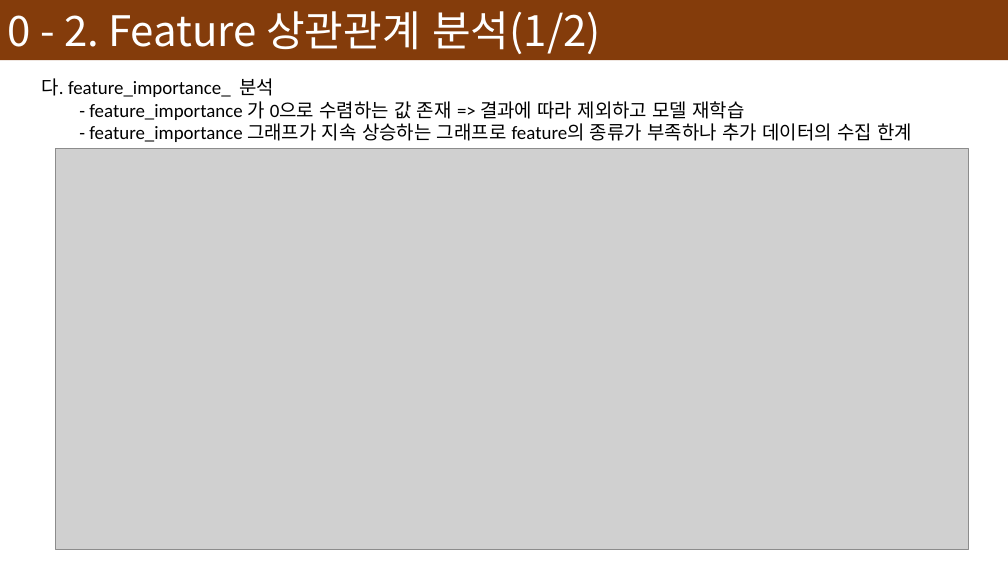
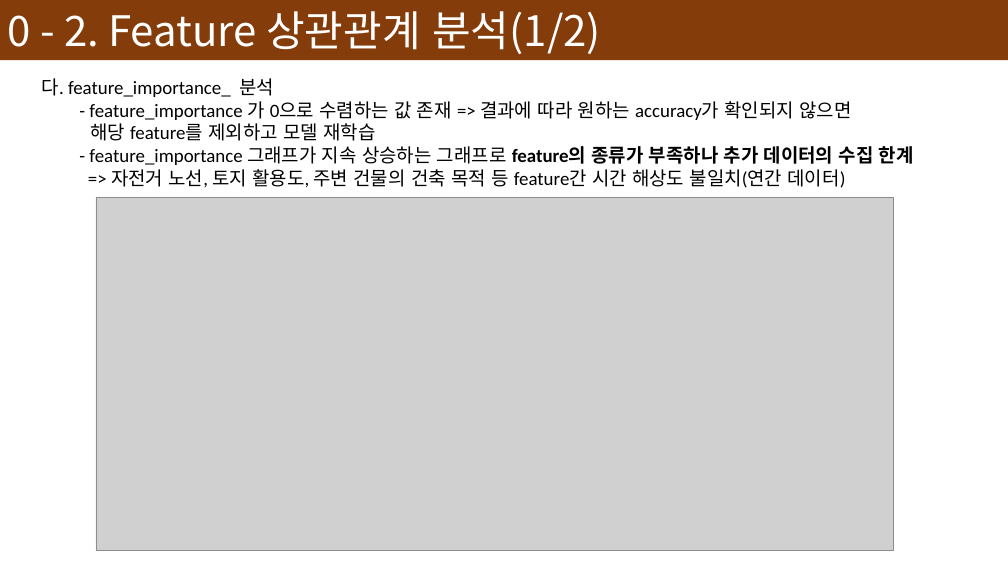
Before and after one commit to devna0111/FlowCast, a slide deck: slide 29 of presentation/Model 설명서.pptx. Drawn at 1008x567 pixels with LibreOffice and Linux fonts; fonts in the diff are those of the drawing; grey boxes stand for pictures. Boxes give left, top, right and bottom in pixels: in the first picture for what was removed or moved away, otherwise in the second. Text is boxed around its words. In the diff, an @@ line names an element or a change of style, - is before the commit and + after.

```diff
--- a/presentation/Model 설명서.pptx
+++ b/presentation/Model 설명서.pptx
@@ text at [89,101,851,141]: text changed @@
-- feature_importance 가 0으로 수렴하는 값 존재 => 결과에 따라 제외하고 모델 재학습
+- feature_importance 가 0으로 수렴하는 값 존재 => 결과에 따라 원하는 accuracy가 확인되지 않으면
+해당 feature를 제외하고 모델 재학습
@@ text at [89,146,914,165]: bold on in "feature의 종류가 부족하나 추가 데이터의 수집 한계" @@
@@ text at [111,169,846,188]: paragraph added @@
+=> 자전거 노선, 토지 활용도, 주변 건물의 건축 목적 등 feature간 시간 해상도 불일치(연간 데이터)
@@ picture: place and size @@
-picture at [56,148,969,549]
+picture at [96,197,894,551]
```
Also in this commit, not shown: 6 other slides changed, 12 slides added, 1 slide removed, 1 other file.
